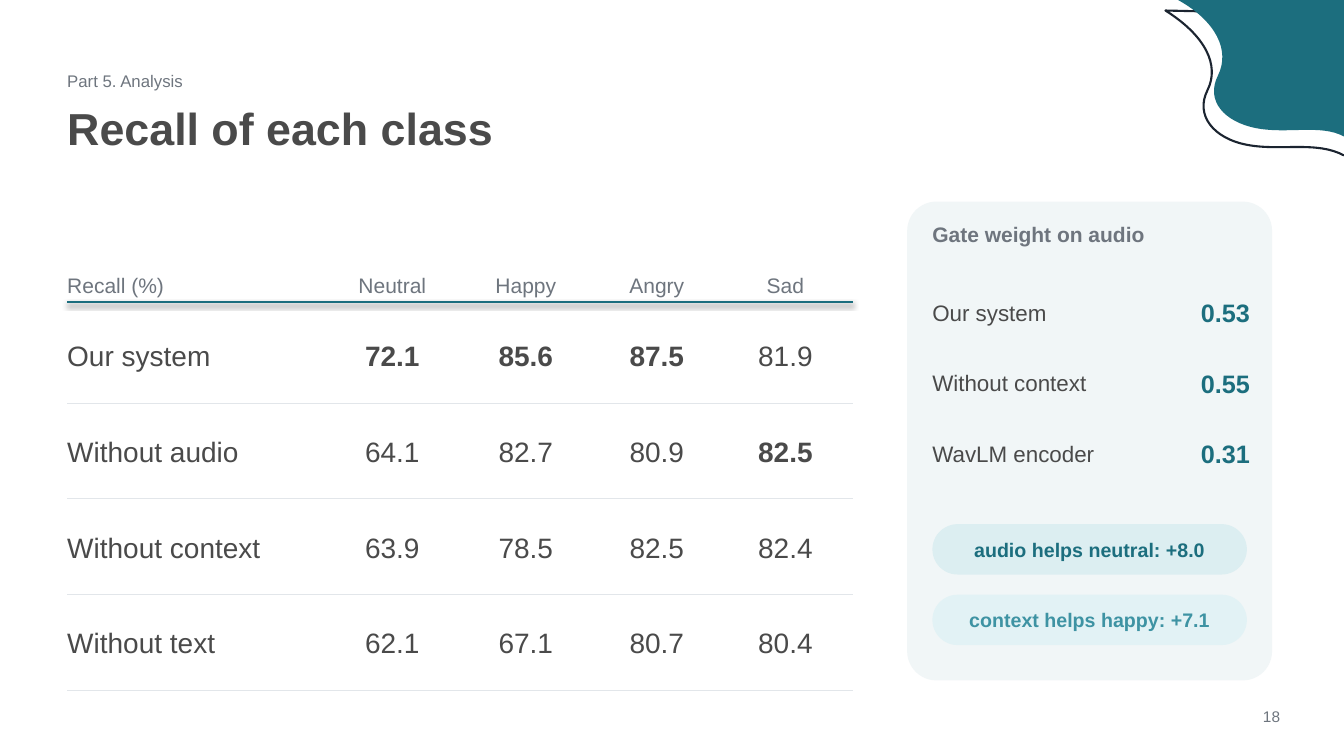
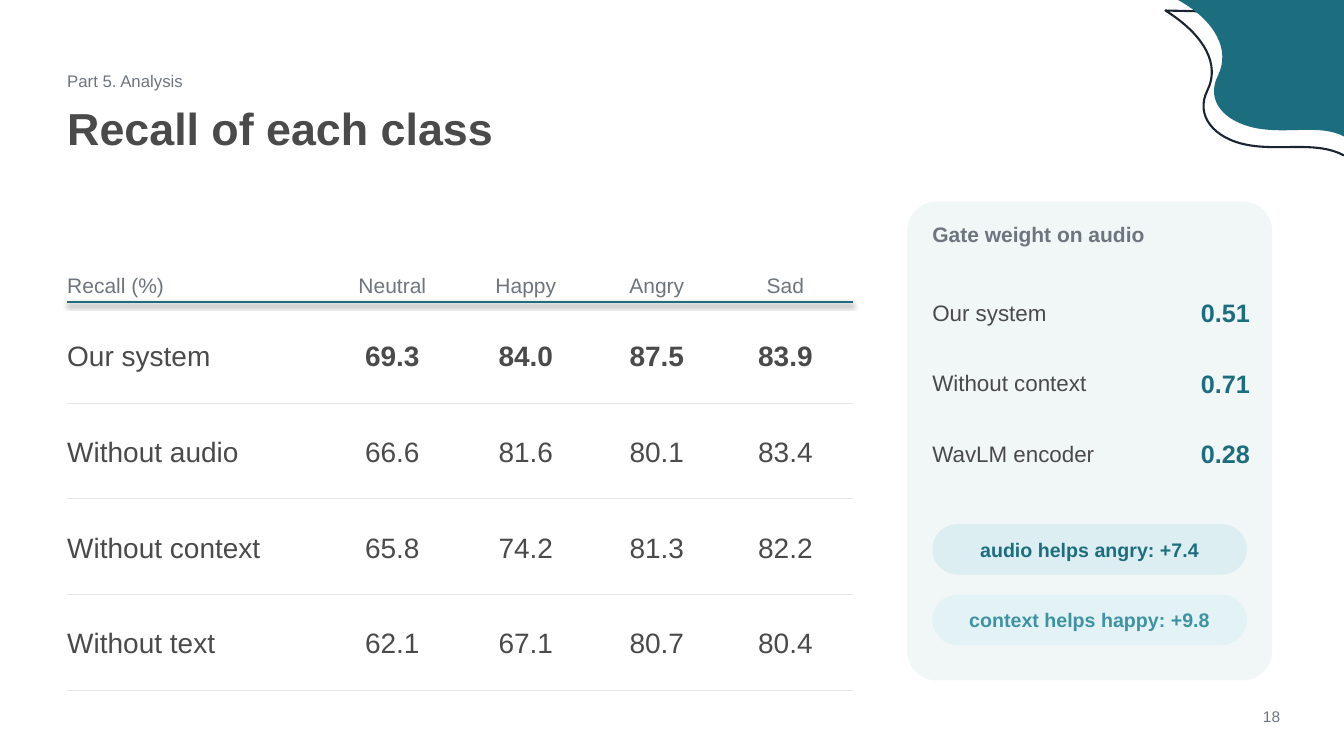
Before and after one commit to jasonhoang6201/vp-ser, a slide deck: slide 18 of paper-review/slides/eaasr-slides.pptx. Drawn at 1344x756 pixels with LibreOffice and Linux fonts; fonts in the diff are those of the drawing. Boxes give left, top, right and bottom in pixels: in the first picture for what was removed or moved away, otherwise in the second. Text is boxed around its words. In the diff, an @@ line names an element or a change of style, - is before the commit and + after.

```diff
--- a/paper-review/slides/eaasr-slides.pptx
+++ b/paper-review/slides/eaasr-slides.pptx
@@ text at box(1201, 304, 1250, 323): text changed @@
-0.53
+0.51
@@ text at box(365, 346, 419, 367): text changed @@
-72.1
+69.3
@@ text at box(499, 346, 553, 367): text changed @@
-85.6
+84.0
@@ text at box(758, 346, 812, 367): text changed; bold on @@
-81.9
+83.9
@@ text at box(1201, 375, 1250, 394): text changed @@
-0.55
+0.71
@@ text at box(365, 442, 419, 463): text changed @@
-64.1
+66.6
@@ text at box(499, 442, 553, 463): text changed @@
-82.7
+81.6
@@ text at box(630, 442, 684, 463): text changed @@
-80.9
+80.1
@@ text at box(758, 442, 812, 463): text changed; bold off @@
-82.5
+83.4
@@ text at box(1201, 445, 1250, 464): text changed @@
-0.31
+0.28
@@ text at box(365, 538, 419, 559): text changed @@
-63.9
+65.8
@@ text at box(499, 538, 553, 558): text changed @@
-78.5
+74.2
@@ text at box(630, 538, 684, 559): text changed @@
-82.5
+81.3
@@ text at box(758, 538, 812, 559): text changed @@
-82.4
+82.2
@@ text in rounded rectangle at box(980, 542, 1199, 561): text changed @@
-audio helps neutral: +8.0
+audio helps angry: +7.4
@@ text in rounded rectangle at box(969, 613, 1210, 631): text changed @@
-context helps happy: +7.1
+context helps happy: +9.8
```
Also in this commit, not shown: 6 other slides changed, 42 other files.
